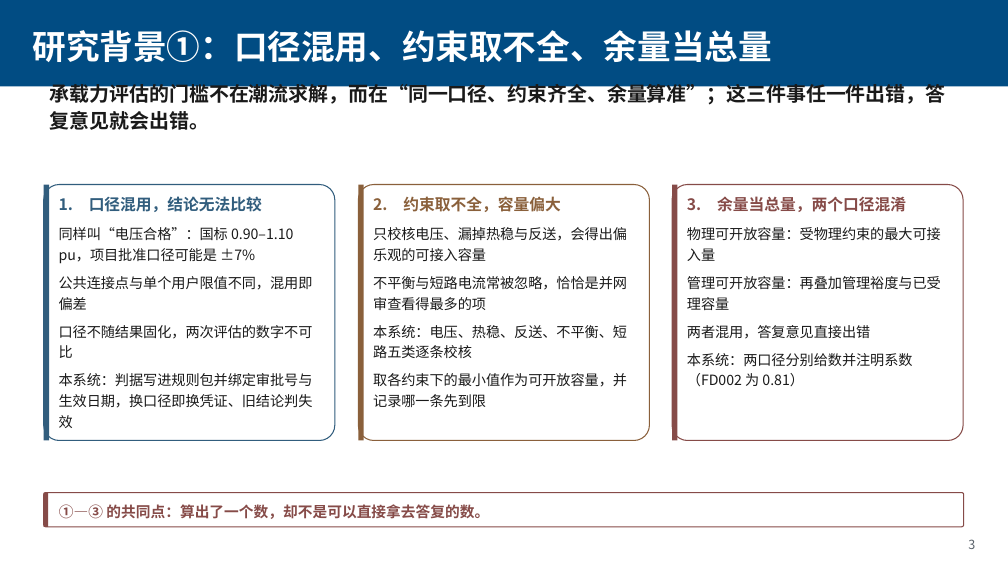
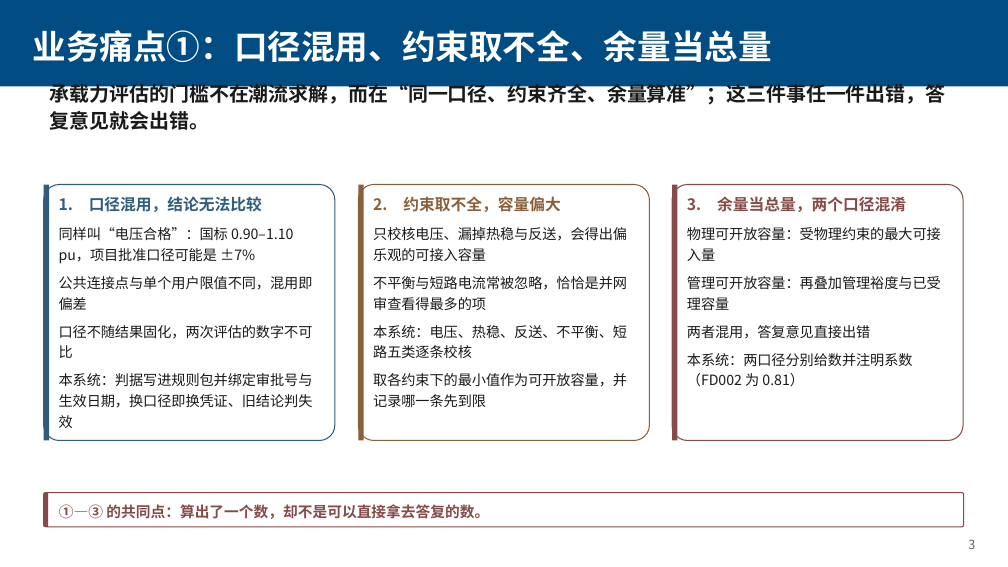
Before and after one commit to Coba1t-4U/hc-capacity-agent, a slide deck: slide 3 of docs/配网承载力智能体.pptx. Drawn at 1008x567 pixels with LibreOffice and Linux fonts; fonts in the diff are those of the drawing. Boxes give left, top, right and bottom in pixels: in the first picture for what was removed or moved away, otherwise in the second. Text is boxed around its words. In the diff, an @@ line names an element or a change of style, - is before the commit and + after.

Commit message:
PPT 逐页题头对齐模板：业务痛点①②、平台定位、执行链路、关键技术、产品界面、案例、提升效率、应用边界、结论

```diff
--- a/docs/配网承载力智能体.pptx
+++ b/docs/配网承载力智能体.pptx
@@ text at [32,30,771,62]: text changed @@
-研究背景①：口径混用、约束取不全、余量当总量
+业务痛点①：口径混用、约束取不全、余量当总量
```
Also in this commit, not shown: 21 other slides changed, 1 other file.
